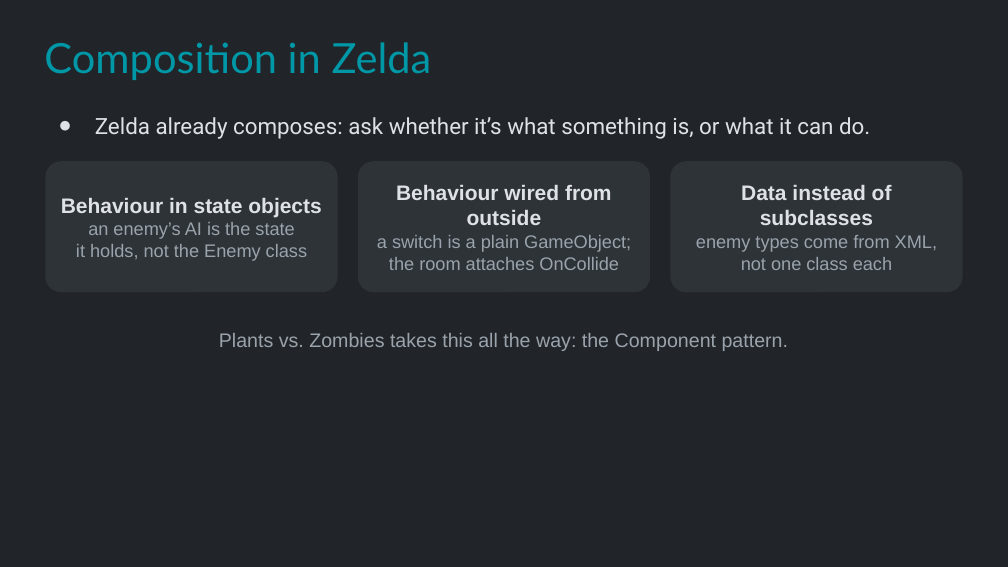
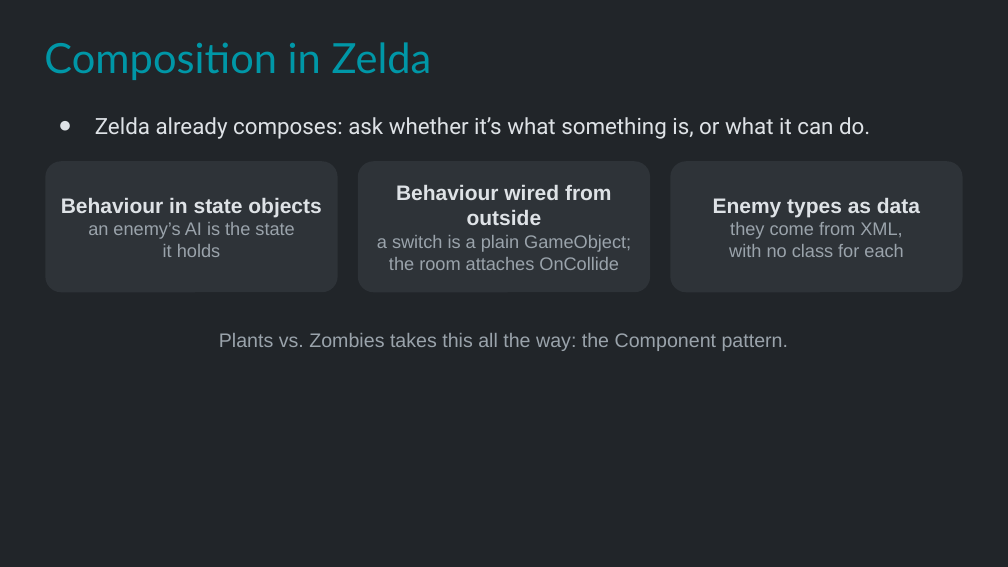
Before and after one commit to Metamate/gar, a slide deck: slide 37 of slides/07 The Legend of Zelda.pptx. Drawn at 1008x567 pixels with LibreOffice and Linux fonts; fonts in the diff are those of the drawing. Boxes give left, top, right and bottom in pixels: in the first picture for what was removed or moved away, otherwise in the second. Text is boxed around its words. In the diff, an @@ line names an element or a change of style, - is before the commit and + after.

```diff
--- a/slides/07 The Legend of Zelda.pptx
+++ b/slides/07 The Legend of Zelda.pptx
@@ text in rounded rectangle at (713, 198, 920, 257): text changed @@
-Data instead of subclasses
-enemy types come from XML,
-not one class each
+Enemy types as data
+they come from XML,
+with no class for each
@@ text in rounded rectangle at (163, 244, 220, 257): text changed @@
-it holds, not the Enemy class
+it holds
```
Also in this commit, not shown: 1 other slide changed, 24 other files.
